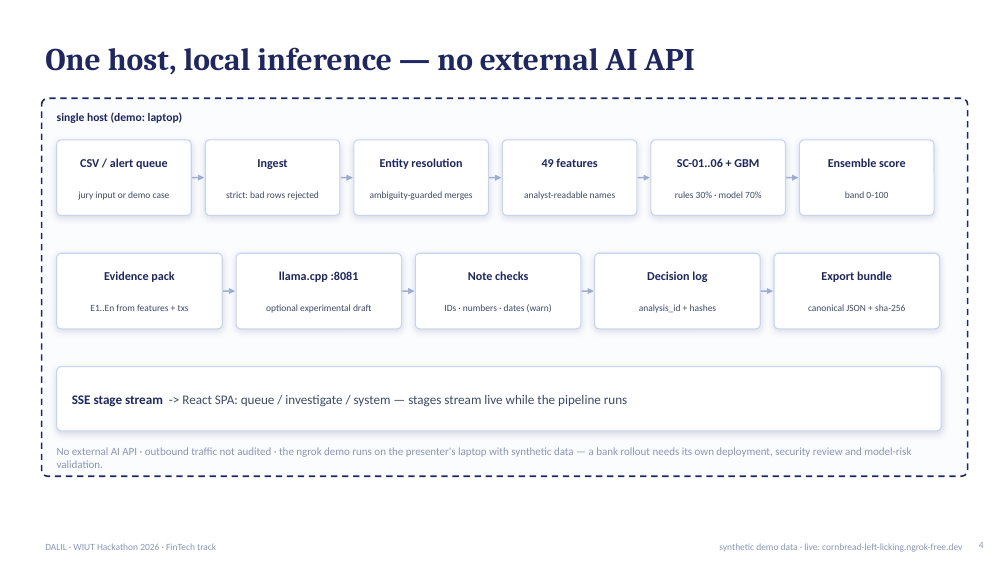
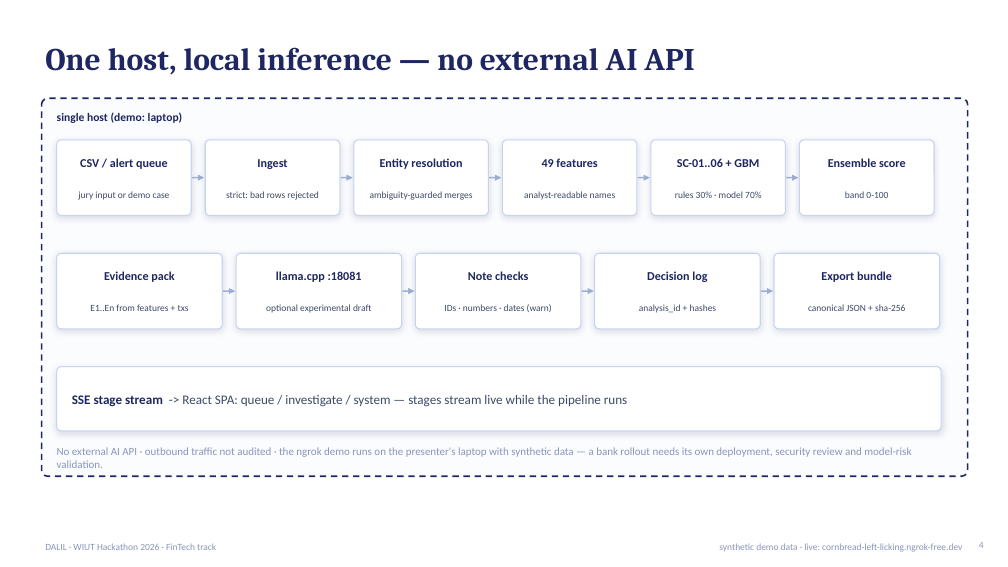
Before and after one commit to funstorm15/dalil, a slide deck: slide 4 of docs/submission/DALIL-FINAL.pptx. Drawn at 1008x567 pixels with LibreOffice and Linux fonts; fonts in the diff are those of the drawing. Boxes give left, top, right and bottom in pixels: in the first picture for what was removed or moved away, otherwise in the second. Text is boxed around its words. In the diff, an @@ line names an element or a change of style, - is before the commit and + after.

```diff
--- a/docs/submission/DALIL-FINAL.pptx
+++ b/docs/submission/DALIL-FINAL.pptx
@@ text at (276,271,362,282): text changed @@
-llama.cpp :8081
+llama.cpp :18081
```
Also in this commit, not shown: 1 other slide changed, 22 other files.
